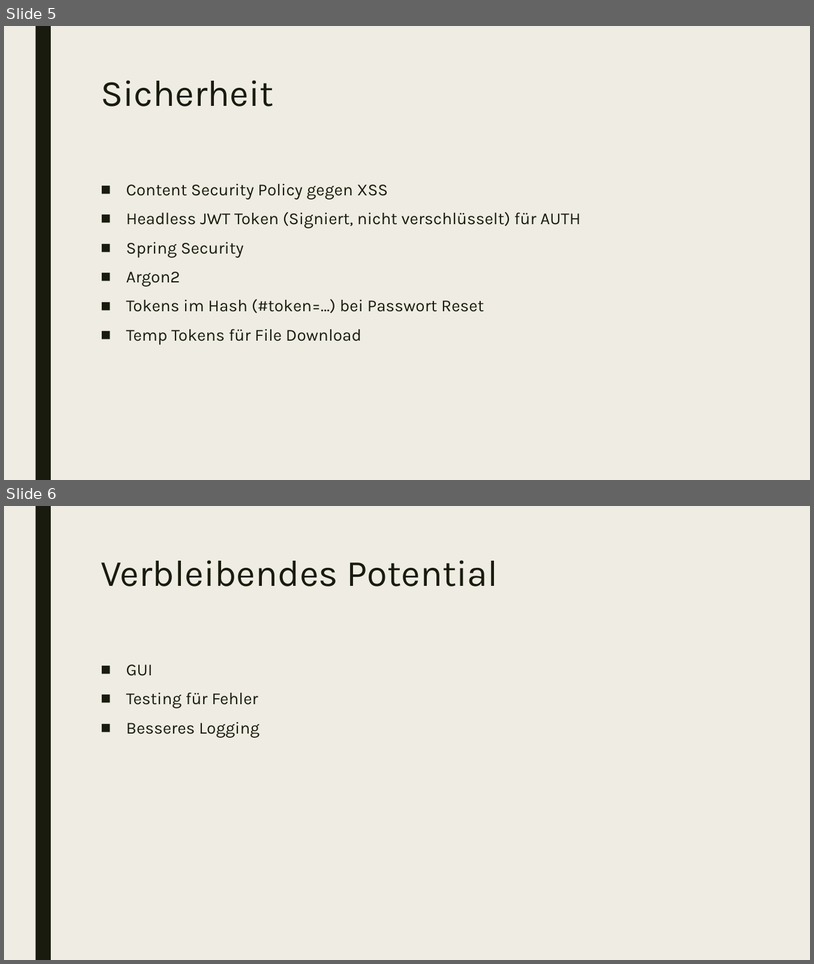
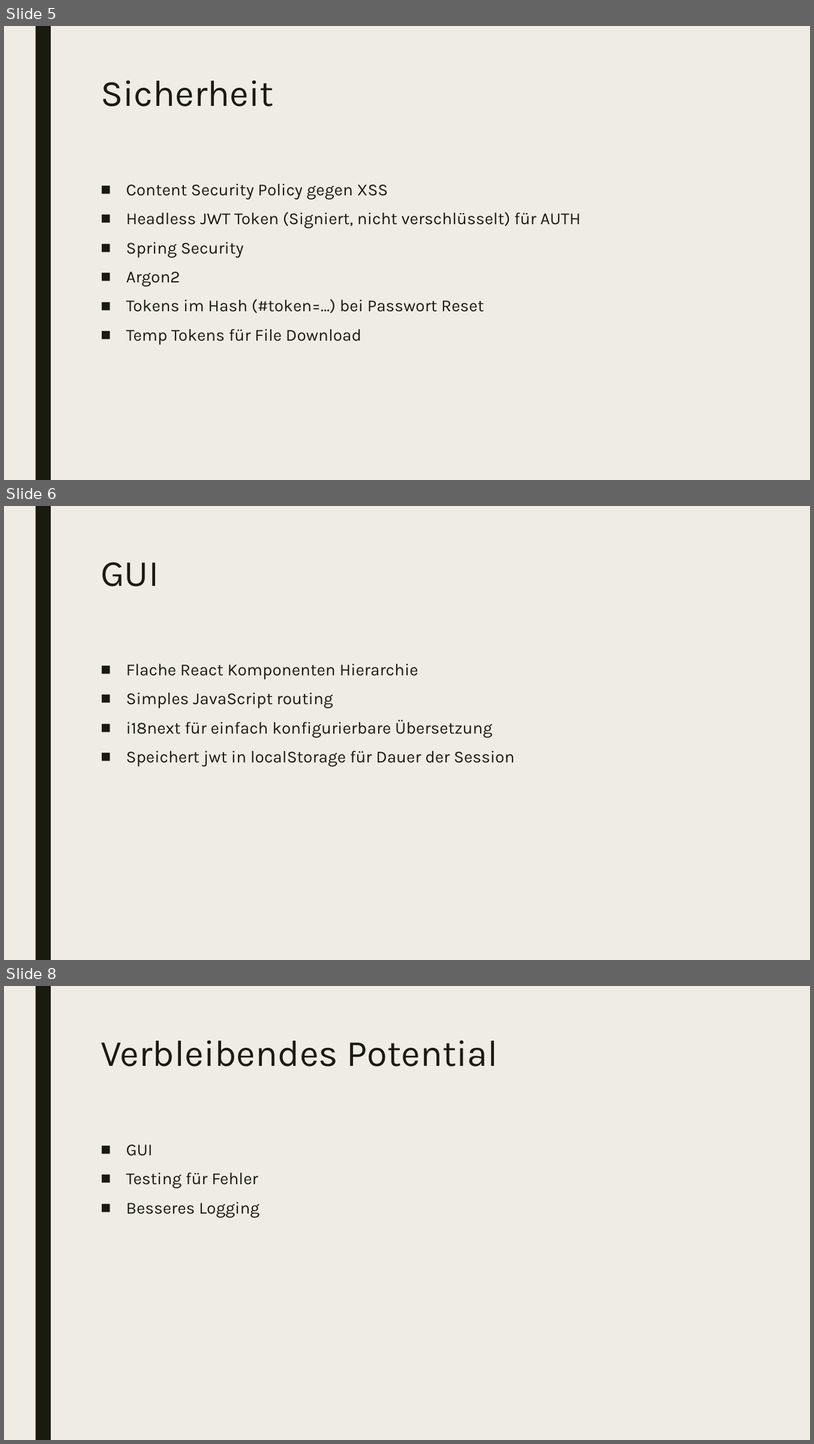
Before and after one commit to orizion/cssr, a slide deck: docs/CS Seminar Registration.pptx. Shown one above the other, each under a label of ours: slides 5 and 6 before the commit, slides 5, 6 and 8 after it; the slides between them are not shown. The pictures are 814x964 and 814x1444 pixels, drawn with LibreOffice and Linux fonts; fonts in the diff are those of the drawing. Boxes give left, top, right and bottom in pixels: in the first picture for what was removed or moved away, otherwise in the second. Text is boxed around its words. In the diff, an @@ line names an element or a change of style, - is before the commit and + after.

```diff
--- a/docs/CS Seminar Registration.pptx
+++ b/docs/CS Seminar Registration.pptx
@@ slide 6 added at bbox=[4, 506, 810, 960], background #EFEDE3; not listed: 1 template element that a slide beside it also shows @@
@@ title added at bbox=[101, 562, 159, 586], 44 pt, text #191B0E @@
+GUI
@@ text added at bbox=[126, 663, 515, 766], 20 pt, text #191B0E @@
+■ Flache React Komponenten Hierarchie
+■ Simples JavaScript routing
+■ i18next für einfach konfigurierbare Übersetzung
+■ Speichert jwt in localStorage für Dauer der Session
@@ what was slide 6 is now slide 8 @@
```
Also in this commit, not shown: 1 slide changed, 2 other slides added.
